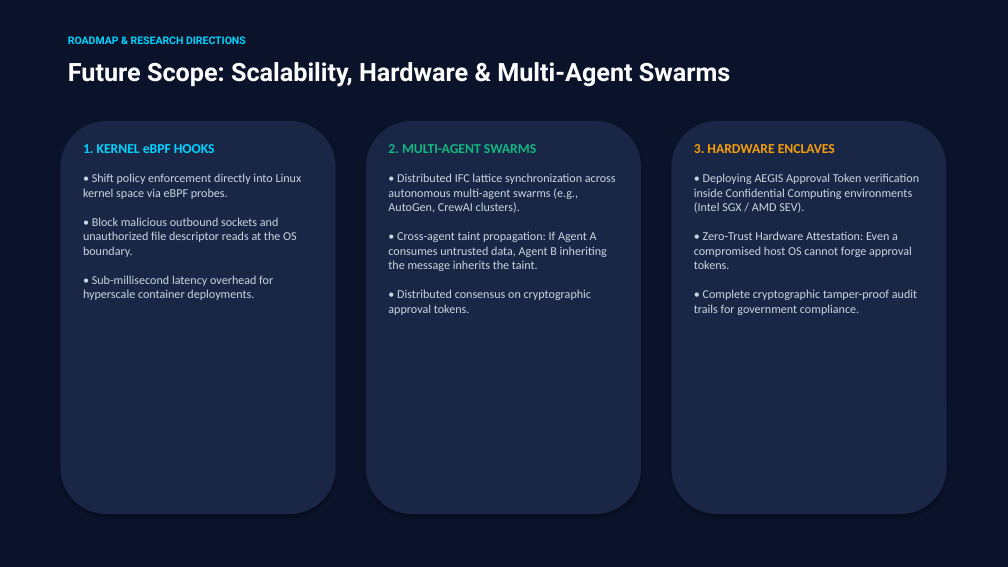
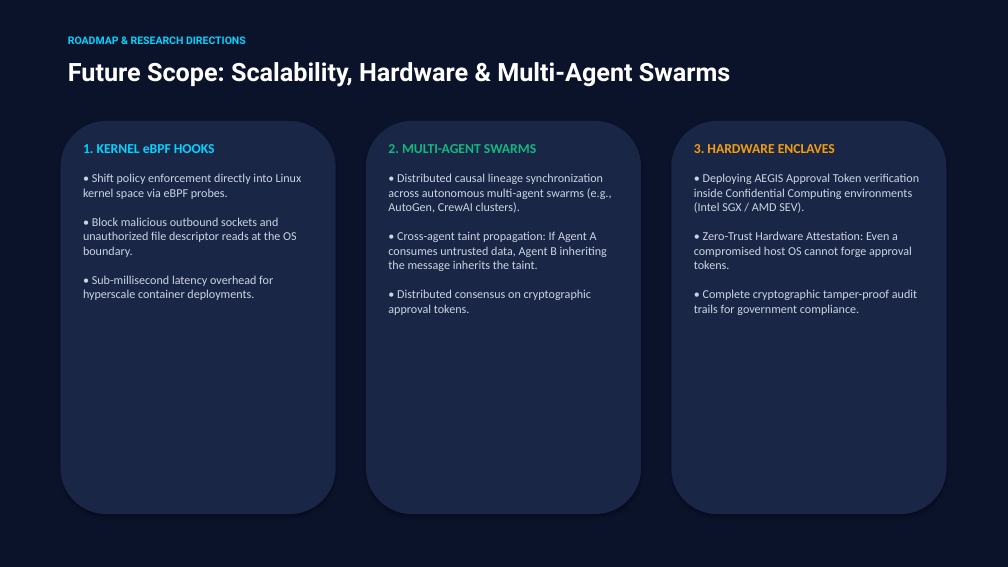
Before and after one commit to adityajadaun39-bit/AEGIS-ai, a slide deck: slide 13 of AEGIS_Idea_Presentation.pptx. Drawn at 1008x567 pixels with LibreOffice and Linux fonts; fonts in the diff are those of the drawing. Boxes give left, top, right and bottom in pixels: in the first picture for what was removed or moved away, otherwise in the second. Text is boxed around its words. In the diff, an @@ line names an element or a change of style, - is before the commit and + after.

Commit message:
refactor(docs,presentation): replace formal lattice & proofs with idea flow and system design architecture

```diff
--- a/AEGIS_Idea_Presentation.pptx
+++ b/AEGIS_Idea_Presentation.pptx
@@ text at [388, 173, 612, 315]: text changed @@
-• Distributed IFC lattice synchronization across autonomous multi-agent swarms (e.g., AutoGen, CrewAI clusters).
-• Cross-agent taint propagation: If Agent A consumes untrusted data, Agent B inheriting the message inherits the taint.
-• Distributed consensus on cryptographic approval tokens.
+• Distributed causal lineage synchronization across autonomous multi-agent swarms (e.g., AutoGen, CrewAI clusters).
+• Cross-agent taint propagation: If Agent A consumes untrusted data, Agent B inheriting the message inherits the taint.
+• Distributed consensus on cryptographic approval tokens.
```
Also in this commit, not shown: 7 other slides changed, 2 slides added, 2 slides removed, 19 other files.
